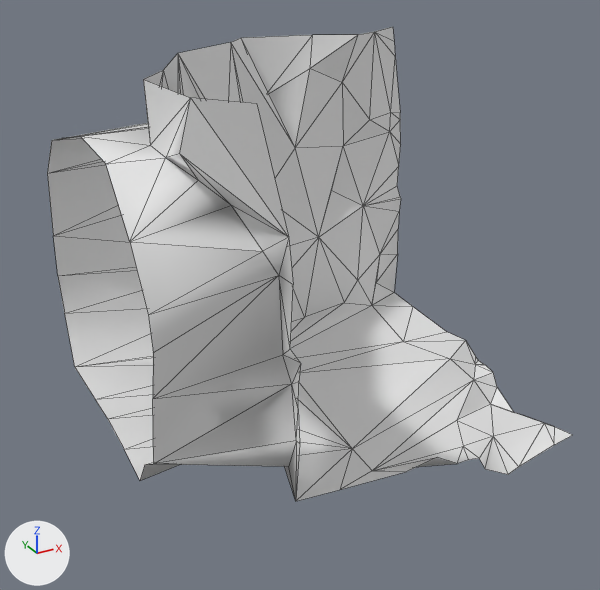
The glTF model Rogue-Robots/Assets/Models/ModularBlocks/CornerFloor1Replacer2_Col.gltf, before and after one commit.
One viewpoint serves both versions: a camera (50 mm lens) standing at (-4.41, -8.31, 6.22) and looking at (-0.15, -0.57, 2.35). The axes (+X, +Y, +Z) are drawn at lower left. The lights are the same throughout. Mesh edges are drawn as thin lines. Vertices at the same position are counted once.

The first picture shows 'CornerFloor1Replacer2_Col'.
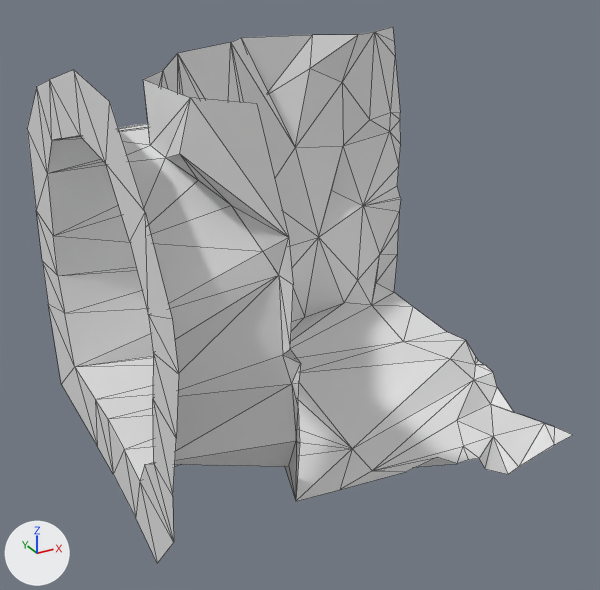
Diff of the bpy script that builds the scene:
```diff
--- a/Rogue-Robots/Assets/Models/ModularBlocks/CornerFloor1Replacer2_Col.gltf.py
+++ b/Rogue-Robots/Assets/Models/ModularBlocks/CornerFloor1Replacer2_Col.gltf.py
@@ me_scene_001 @@
 # used by ob_cornerfloor1replacer2_col; location = (0.0, 0.0, 0.0)
-me_scene_001.from_pydata(...)  # 138 vertices, 204 faces; spans x -2.5..2.5, y -2.5..1.59, z 0.48..5.0
+me_scene_001.from_pydata(...)  # 157 vertices, 241 faces; spans x -2.5..2.5, y -2.9..2.01, z 0.42..5.08
+# me_scene_001 part 1
+# 19 vertices are added at x -2.5, y -2.9..2.01, z 0.42..5.08
+# 38 new faces join them
+# me_scene_001 part 2: the surface is now shaded flat
```

What differs and where, as boxes [x1, y1, x2, y2] in the pictures (600 x 590 px):
'CornerFloor1Replacer2_Col', reshaped (13% taller): before [47, 27, 572, 501]; after [27, 27, 572, 563]
part 1 of me_scene_001, added: after [27, 70, 179, 563]
